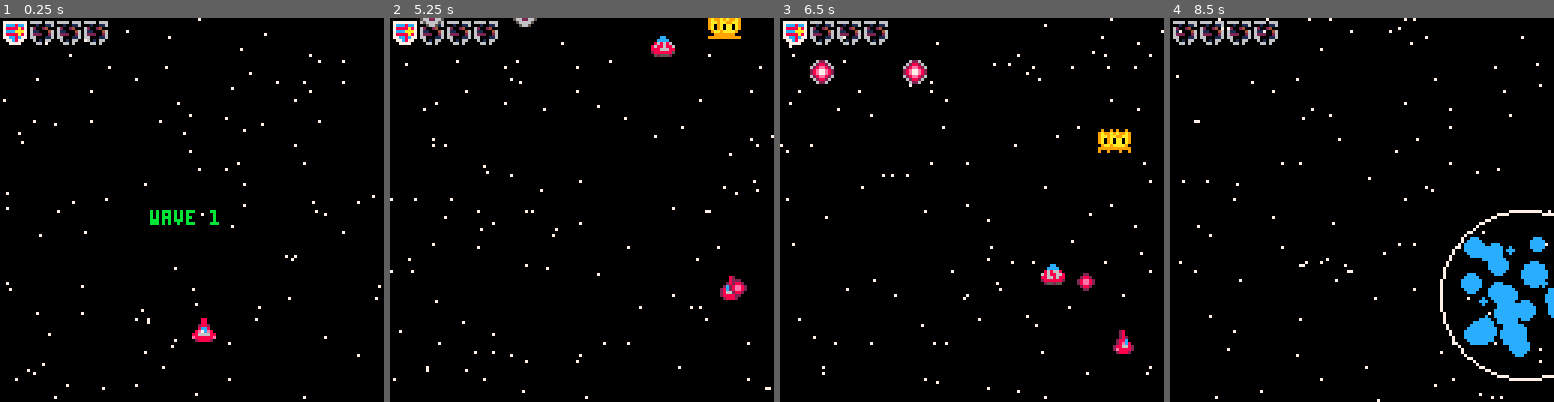
Above: before the commit, frames 1-4 (left to right).
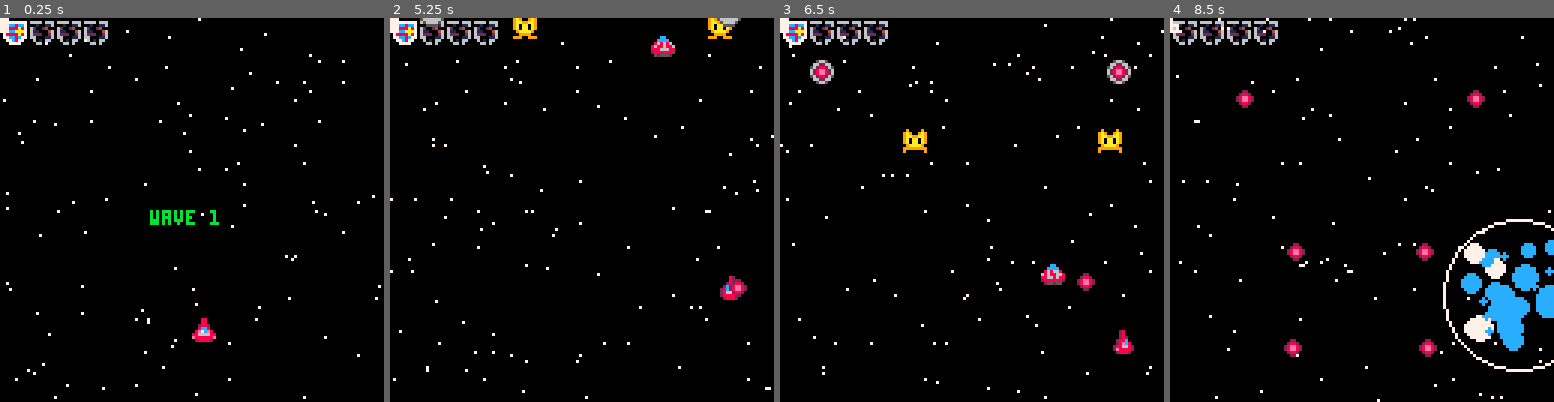
Above: after the commit, the same moments.

Repository: MiloOliveira/jogos-pico8
Game: PICO-8 cartridge shmup.p8
Two runs of this game, one before a commit and one after it. Both use one fixed random seed, a clock stepped at 60 frames per second and the inputs below.
Inputs:
- Up to frame 1 (0.25 s): no input
- Up to frame 2 (5.25 s): tap X (X key) at 0.33, 1.07, 1.85, 2.97, 4.08, 5.2 s; tap O (Z key) at 0.7, 1.7, 2.1, 2.5, 2.9, 3.3, 3.7, 4.1, 4.5, 4.9 s; hold Right 1.6-2.1 s; hold Up 2.15-2.42 s; hold Right 2.47-3.03 s; hold Left 3.08-3.58 s; hold Down 3.63-3.97 s; hold Right 4.02-4.68 s; hold Up 4.73-5.03 s; hold Left from 5.08 s (still down)
- Up to frame 3 (6.5 s): tap O (Z key) at 5.3, 5.7, 6.1 s; release Left at 5.68 s; hold Down 5.73-6.03 s; hold Right from 6.08 s (still down); tap X (X key) at 6.32 s
- Up to frame 4 (8.5 s): tap O (Z key) every 0.4 s from 6.5 to 8.1 s; release Right at 6.58 s; hold Right 6.63-7.13 s; hold Up 7.18-7.45 s; tap X (X key) at 7.43 s; hold Right 7.5-8.07 s; hold Left from 8.12 s (still down)

The runs differ from the first frame. In frame 1, less than 0.1% of the frame differs, in the area x 0-3%, y 0-4%; in frame 2, 0.6%; in frame 3, 1.4%; in frame 4, 4.6%, in the area x 0-100%, y 0-95%.

Commit message:
Add: Balas de inimigo funcionais

Diff:
--- a/shmup.p8
+++ b/shmup.p8
@@ -12,10 +12,8 @@
      hp_vazio = 5;
 
      bala = 9;
-
-     animation_inimigo_ini = 28;
-     animation_inimigo_fin = 31;
-
+     bala_inimigo_apagada = 9;
+     bala_inimigo_acesa = 10;
 }
 
      var = {
@@ -61,6 +59,7 @@
      estrelas = {};
      balas={};
      inimigos={};
+     balas_inimigos = {};
      particulas={};
      shockwaves={};
 
@@ -184,9 +183,17 @@
           else
                del(balas,bala);
           end
-
-     end
-
+     end
+
+     for bul in all(balas_inimigos) do
+          if bul.x < 128 and bul.x > 0 and bul.y > 0 and bul.y < 128 then
+               bul.x +=bul.sx;
+               bul.y += bul.sy;
+               atualizar_hitbox(bul,hitbox_bala_inimiga)
+          else
+               del(balas_inimigos,bul);
+          end
+     end
 end
 
 function mover_estrelas()
@@ -248,14 +255,9 @@
      draw_inimgo();
      draw_particulas();
      draw_shockwaves();
-
-     if #balas > 0 then
-          for bala in all(balas) do
-               spr(sprites.bala, bala.x, bala.y);
-          end
-     end
-
-     print();
+     draw_balas();
+
+     print(#balas_inimigos);
 end
 
 function update_jogo()
@@ -285,6 +287,18 @@
                end
           end
      end
+
+     for bul in all(balas_inimigos) do
+          if colidir(player,bul) then
+               if player.timer_invencivel <= 0 then
+                    player.hp -= 1;
+                    player.timer_invencivel =var.fps * var.delay_inv;
+                    del(balas_inimigos,bul)
+                    sfx(2);
+               end
+          end
+     end
+
      if player.timer_invencivel > 0 then
           player.timer_invencivel-=1;
      end
@@ -331,6 +345,20 @@
 
 end
 
+function draw_balas()
+     if #balas > 0 then
+          for bala in all(balas) do
+               spr(sprites.bala, bala.x, bala.y);
+          end
+     end
+
+     if #balas_inimigos > 0 then
+          for bul in all(balas_inimigos) do
+               spr(bul.sprite_atual,bul.x, bul.y);
+          end
+     end
+end
+
 -->8
 --tela inicial
 function draw_inicio()
@@ -379,11 +407,12 @@
      if var.delay_spawn > 0 then
           var.delay_spawn -= 1;
      end
-               inimigo_criado = {
-                    x = rnd(110) + 10;--
-                    y = -8;--
+          inimigo_criado = {
+               x = rnd(110) + 10;--
+               y = -8;--
                sprite_atual = 0;--
                timer_animation = 0;--
+               timer_acao = 0;
                hitbox = {
                     left = 0;
                     right = 0;
@@ -391,6 +420,7 @@
                     bottom = 0;
                };
                --Partes aqui vêm de dados
+               id = id;
                hp = dados_inimigos[id].hp;
                sprite_inicial = dados_inimigos[id].sprite_inicial;
                sprite_final = dados_inimigos[id].sprite_final;
@@ -399,6 +429,9 @@
                speed_y = dados_inimigos[id].speed_y;
                largura = dados_inimigos[id].largura;
                altura = dados_inimigos[id].altura;
+               tipo = dados_inimigos[id].tipo;
+               delay_acao = dados_inimigos[id].delay_acao;
+               delay_animacao = dados_inimigos[id].delay_animacao;
           }
 
      add(inimigos,inimigo_criado);
@@ -418,9 +451,53 @@
                     sfx(3);
                end
           end
-
+          if inimigo.timer_acao == 0 then
+               --sfx(1);
+               realizar_acao(inimigo);
+               inimigo.timer_acao = inimigo.delay_acao;
+          else
+               inimigo.timer_acao-=1;
+          end
           apagar_inimigo(inimigo);
      end
+end
+
+function realizar_acao(inim)
+     if inim.tipo == "atirador" then
+          sfx(1)
+          inimigo_atira(inim);
+     end
+end
+
+function inimigo_atira(inim)
+    sfx(1)
+    local balas_geradas = 0;
+    local velocidade = 2; -- velocidade das balas (ajuste conforme necessário)
+
+     for dados in all(projeteis_inimigos) do
+          if dados.id == inim.id then
+               balas_geradas = dados.qtd;
+          end
+     end
+
+    for i = 1, balas_geradas do
+        local ang = i/balas_geradas;
+        local bala_inimigo = {
+            x = inim.x,
+            y = inim.y,
+            sx = cos(ang) * velocidade,  -- componente x da velocidade
+            sy = sin(ang) * velocidade,  -- componente y da velocidade
+            sprite_atual = sprites.bala,
+            hitbox = {
+               left = 0;
+               right = 0;
+               top = 0;
+               right = 0;
+            }
+        }
+        inim.timer_animation = inim.delay_acao - 1*var.fps;
+        add(balas_inimigos, bala_inimigo)
+    end
 end
 
 function apagar_inimigo(inim) --No momento, vai sれは recolocar no topo
@@ -489,11 +566,11 @@
 
                if inim.sprite_atual == inim.sprite_final or inim.sprite_atual == 0 then --retorna pro inicio da animaれせれこo
                     inim.sprite_atual = inim.sprite_inicial;
-                    inim.timer_animation = var.animation_inimigo_por_frame * var.fps;
+                    inim.timer_animation = inim.delay_animacao;
 
                else --passa para o prれはximo
                     inim.sprite_atual +=1;
-                    inim.timer_animation = var.animation_inimigo_por_frame * var.fps;
+                    inim.timer_animation = inim.delay_animacao;
                end
           else
                inim.timer_animation -=1;
@@ -518,6 +595,17 @@
     return colidiu
 end
 
+-- function colidir(ponto, circulo)
+
+--     -- distれけncia ao quadrado (evita sqrt se possれとvel)
+--     local dx = circulo.x - ponto.x
+--     local dy = circulo.y - ponto.y
+--     local dist2 = dx*dx + dy*dy
+
+--     return dist2 < circulo.raio*circulo.raio
+-- end
+
+
 function atualizar_hitbox(persona, dados)
      persona.hitbox = {
                left = persona.x + dados.left;
@@ -550,6 +638,15 @@
      top = 0;
      bottom = 6;
 }
+
+ hitbox_bala_inimiga = {
+     left = 1;
+     right = 6;
+     top = 1;
+     bottom = 6;
+}
+
+--[tipos: ataque, voar, atirar]
 
 dados_inimigos = {
      {
@@ -561,6 +658,9 @@
           speed_y = 1;
           largura = 1;
           altura = 1;
+          tipo = "idle";
+          delay_acao = 5 * var.fps;
+          delay_animacao = 0.1 * var.fps;
           hitbox = {
                left = 0; --Serれく o pixel inicial
                right = 7; -- A posiれせれこo da paralela
@@ -577,6 +677,9 @@
           speed_y = 0.5;
           largura = 1;
           altura = 1;
+          tipo="atirador";
+          delay_acao = 2 * var.fps;
+          delay_animacao = 0.3 * var.fps;
           hitbox = {
                left = 0; --Serれく o pixel inicial
                right = 7; -- A posiれせれこo da paralela
@@ -593,6 +696,9 @@
           speed_y = 2;
           largura = 1;
           altura = 1;
+          tipo = "ariete";
+          delay_acao = 0 * var.fps;
+          delay_animacao = 0.1 * var.fps;
           hitbox = {
                left = 0; --Serれく o pixel inicial
                right = 7; -- A posiれせれこo da paralela
@@ -601,6 +707,10 @@
           }
      },
 }
+
+     projeteis_inimigos = {
+          {id = 2, qtd = 10},
+     }
 -->8
 --waves
 
@@ -613,7 +723,7 @@
 
 function update_wave()
      id_inimigos_hordas = {
-          {1,2,3,2,1},
+          {1,2,3,1,2},
           {1,1,1,1,1,1},
           {3,3,3,3,3,3,3},
           {2,1,1,1,2,3},
